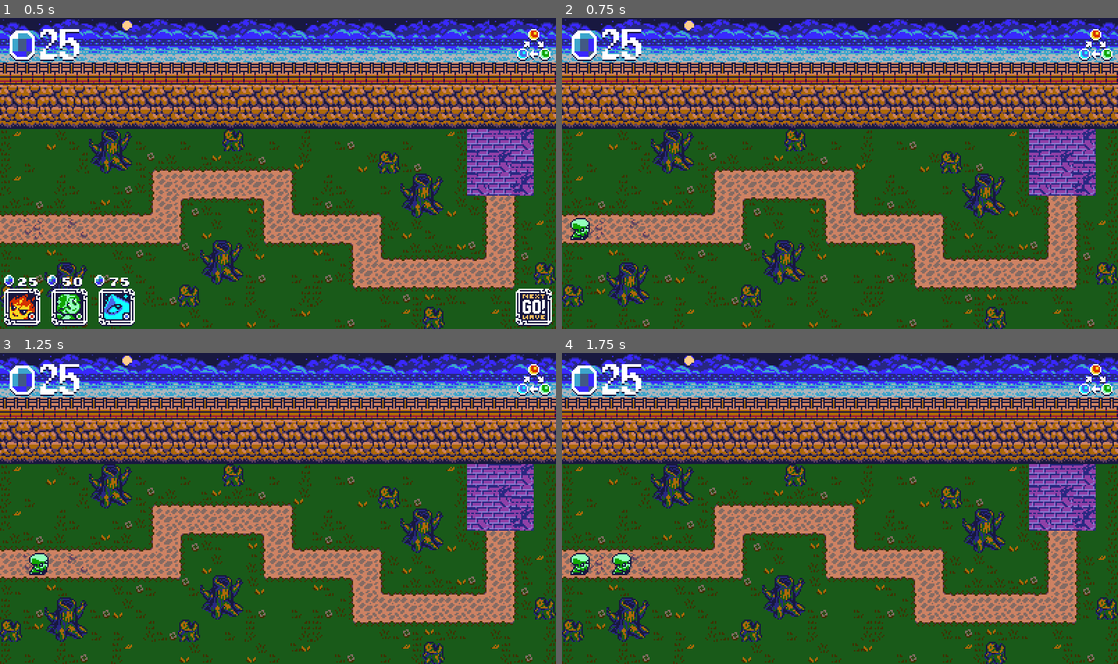
Above: before the commit, frames 1-4 (two rows, left to right).
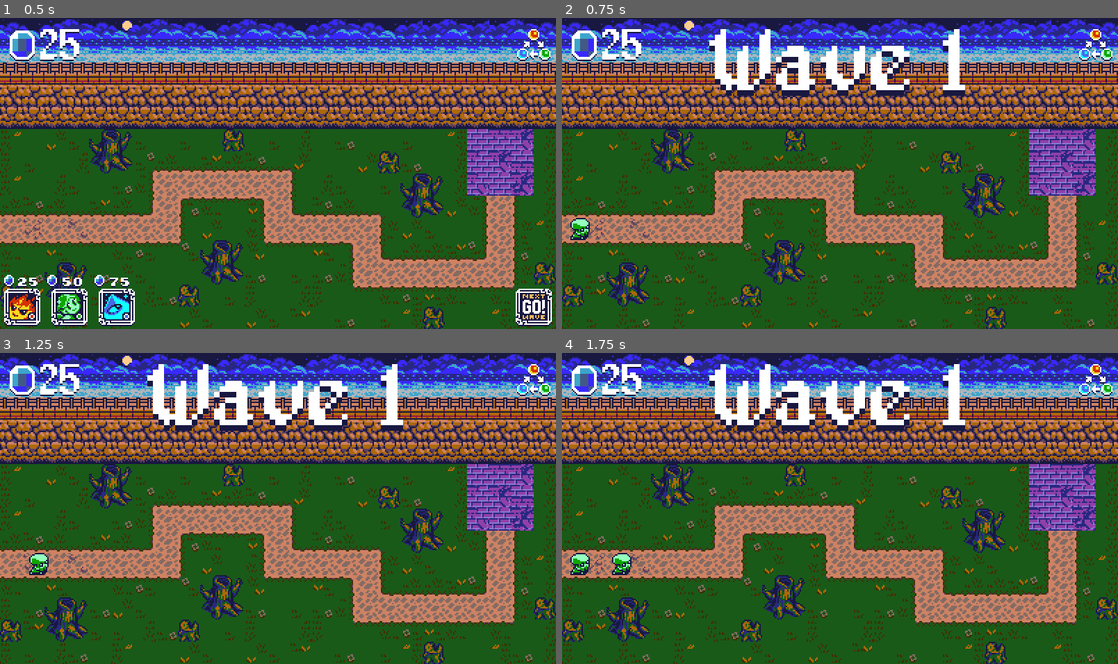
Above: after the commit, the same moments.

Repository: jake6724/tower_defense_jam
Game: Godot game, scene res://scenes/Main.tscn
Two runs of this game, one before a commit and one after it. Both use one fixed random seed, a clock stepped at 60 frames per second and the inputs below.
Inputs (mouse positions are in pixels of both pictures, inside the frame that each line leads up to):
- Up to frame 1 (0.5 s): no input
- Up to frame 2 (0.75 s): click (1095, 307) at 0.5 s
- Up to frame 3 (1.25 s): no input
- Up to frame 4 (1.75 s): move the mouse to (962, 492) at 1.27 s; click (962, 492) at 1.35 s

Frame 1 is identical in both runs. In frame 2, 3.8% of the frame differs, in the area x 26-73%, y 3-25%; in frame 3, 3.8%; in frame 4, 3.8%.

Commit message:
Add wave count

Diff:
--- a/scenes/player/TowerMenu.tscn
+++ b/scenes/player/TowerMenu.tscn
@@ -80,6 +80,22 @@
 size_flags_vertical = 8
 texture_normal = ExtResource("8_0avqp")
 
+[node name="WaveNumber" type="Label" parent="MarginContainer"]
+unique_name_in_owner = true
+visible = false
+texture_filter = 1
+layout_mode = 2
+size_flags_horizontal = 4
+size_flags_vertical = 0
+theme_override_colors/font_shadow_color = Color(0.0941176, 0.0941176, 0.25098, 1)
+theme_override_constants/shadow_offset_x = 0
+theme_override_constants/shadow_offset_y = 4
+theme_override_constants/outline_size = 0
+theme_override_constants/shadow_outline_size = 0
+theme_override_fonts/font = ExtResource("5_h11kl")
+theme_override_font_sizes/font_size = 64
+text = "Wave 3"
+
 [node name="TowerButtons" type="HBoxContainer" parent="MarginContainer"]
 unique_name_in_owner = true
 layout_mode = 2
--- a/scripts/game_manager.gd
+++ b/scripts/game_manager.gd
@@ -1,17 +1,15 @@
 # Autoloader
 extends Node
 
+enum Element {FIRE, WATER, EARTH}
 var cell_size: int = 16
+
+var levels: Array[PackedScene] = [preload("res://scenes/level/LevelEnvironmentTutorial.tscn")]
+var active_level: LevelEnvironment
 var active_path: PackedVector2Array
 var active_spawn_location: Vector2 # In world coordinates
 
-var levels: Array[PackedScene] = [preload("res://scenes/level/LevelEnvironmentTutorial.tscn")]
-var active_level: LevelEnvironment
-
-var path_1
-var path_1_spawn_location: Vector2 = Vector2(0,9)
-
-enum Element {FIRE, WATER, EARTH}
+var wave_count: int = 1
 
 func _ready():
 	configure_level()
@@ -28,6 +26,10 @@
 
 	# Configure EnemySpawner
 	EnemySpawner.all_waves = active_level.waves
+	EnemySpawner.wave_complete.connect(on_wave_complete)
+
+func on_wave_complete():
+	wave_count += 1
 
 func convert_path_to_world(path) -> PackedVector2Array:
 	for i in range(path.size()):
--- a/scripts/player/player_controller.gd
+++ b/scripts/player/player_controller.gd
@@ -57,7 +57,7 @@
 	EnemySpawner.wave_complete.connect(on_wave_complete)
 
 func _process(_delta):
-	if selected_tower_name in towers:
+	if placement_enabled and selected_tower_name in towers:
 		indicator_sprite.position = GameManager.grid_to_world(GameManager.world_to_grid(get_global_mouse_position()))
 
 ## Place a tower in the world grid. Return true if successful, false if not. If `is_tranform` is `true`, the gold
--- a/scripts/towers/tower_menu.gd
+++ b/scripts/towers/tower_menu.gd
@@ -8,12 +8,16 @@
 @onready var tower_buttons: HBoxContainer = %TowerButtons
 @onready var gold: Label = %Gold
 @onready var wave_button: TextureButton = %WaveButton
+@onready var wave_number: Label = %WaveNumber
 
 # Signals
 signal tower_selected
 signal start_wave
 signal mouse_entered_button
 signal mouse_exited_button
+
+var wave_number_timer: Timer = Timer.new()
+var wave_number_duration: float = 3.0
 
 func _ready():
 	# Configure buttons
@@ -24,6 +28,13 @@
 			b.mouse_exited.connect(on_mouse_exited_button)
 
 	wave_button.pressed.connect(on_wave_button_pressed)
+	wave_button.mouse_entered.connect(on_mouse_entered_button)
+	wave_button.mouse_exited.connect(on_mouse_exited_button)
+
+	# Configure timer
+	wave_number_timer.timeout.connect(on_wave_number_timer_timeout)
+	wave_number_timer.one_shot = true
+	add_child(wave_number_timer)
 
 func hide_placement_phase() -> void:
 	tower_buttons.hide()
@@ -40,12 +51,18 @@
 		"waterbutton": tower_selected.emit("water")
 		"earthbutton": tower_selected.emit("earth")
 
+func on_wave_number_timer_timeout():
+	wave_number.hide()
+
 ## Intended to be called by `player_controller` to directly update gold count
 func update_gold(new_amount: int) -> void:
 	gold.text = str(new_amount)
 
 func on_wave_button_pressed() -> void:
-	# Button pressed -> Player Controller triggers GM -> GM triggers enemy spawner
+	wave_number.text = "Wave " + str(GameManager.wave_count)
+	wave_number.show()
+	wave_number_timer.start(wave_number_duration)
+
 	start_wave.emit()
 
 func on_mouse_entered_button():
Not shown, added: assets/fonts/GamiliaPixel-Regular-BF6652b145dc491.otf.import
